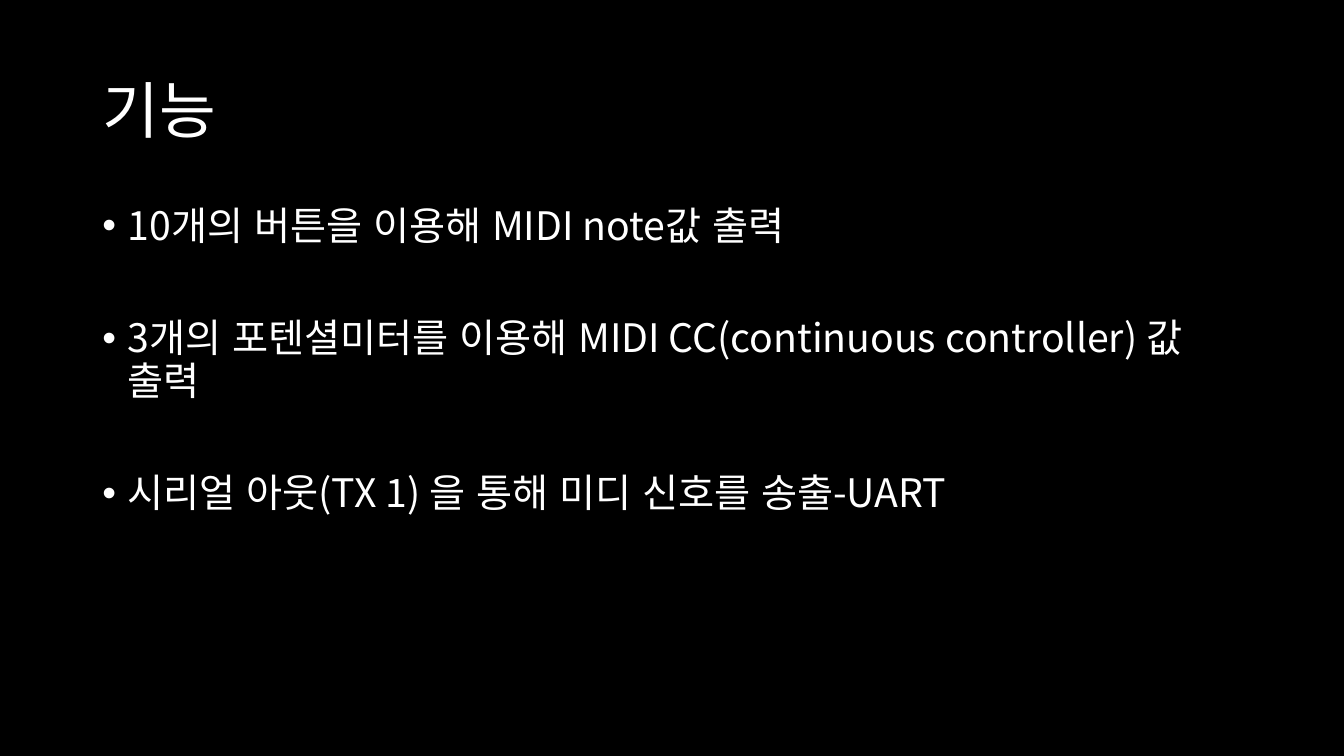
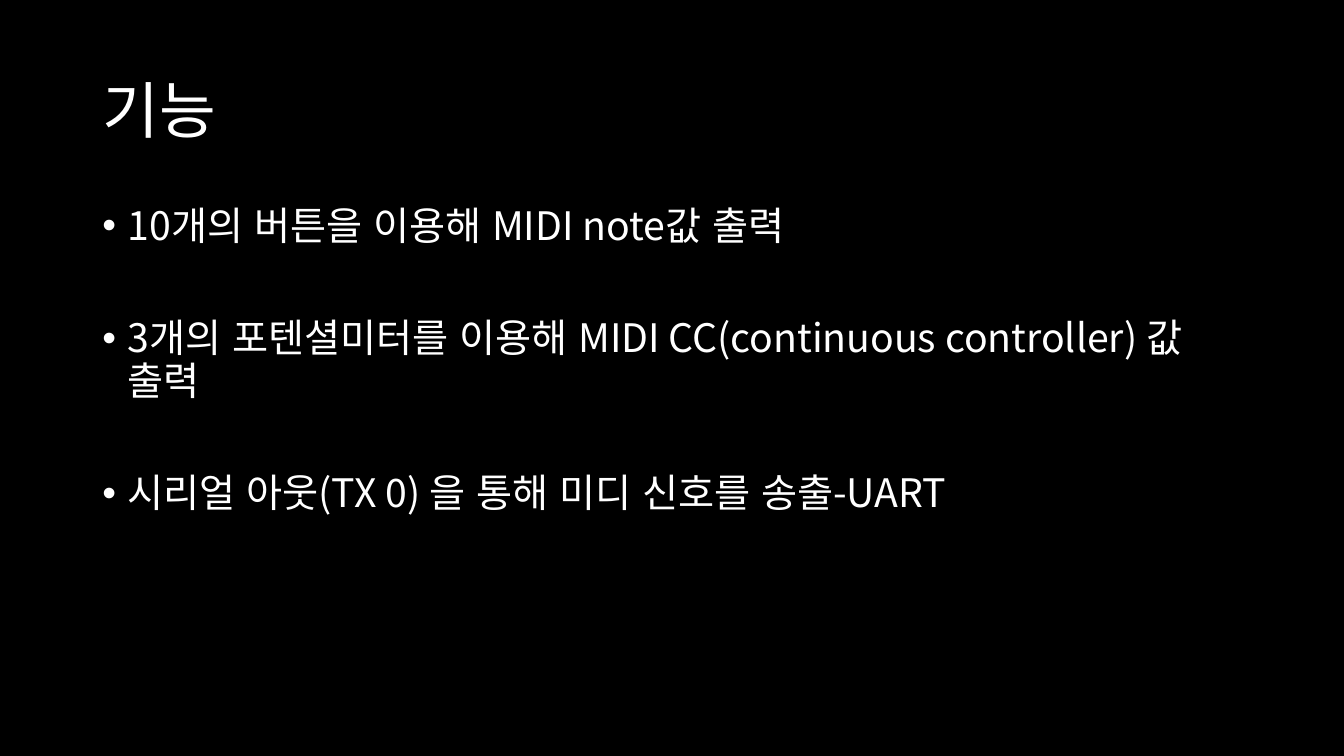
Before and after one commit to kutmicro/2015136111, a slide deck: slide 4 of Presentation_hivrid.pptx. Drawn at 1344x756 pixels with LibreOffice and Linux fonts; fonts in the diff are those of the drawing. Boxes give left, top, right and bottom in pixels: in the first picture for what was removed or moved away, otherwise in the second. Text is boxed around its words. In the diff, an @@ line names an element or a change of style, - is before the commit and + after.

```diff
--- a/Presentation_hivrid.pptx
+++ b/Presentation_hivrid.pptx
@@ text at [128,474,946,515]: text changed @@
-• 시리얼 아웃(TX 1) 을 통해 미디 신호를 송출-UART
+• 시리얼 아웃(TX 0) 을 통해 미디 신호를 송출-UART
```
Also in this commit, not shown: 36 other files.
